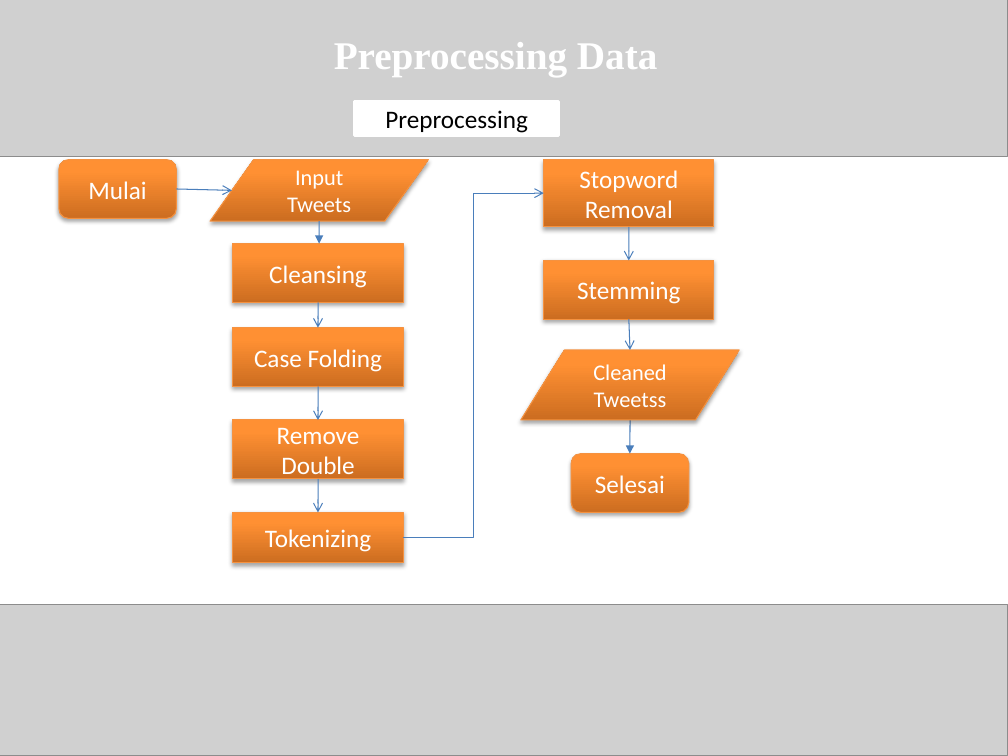
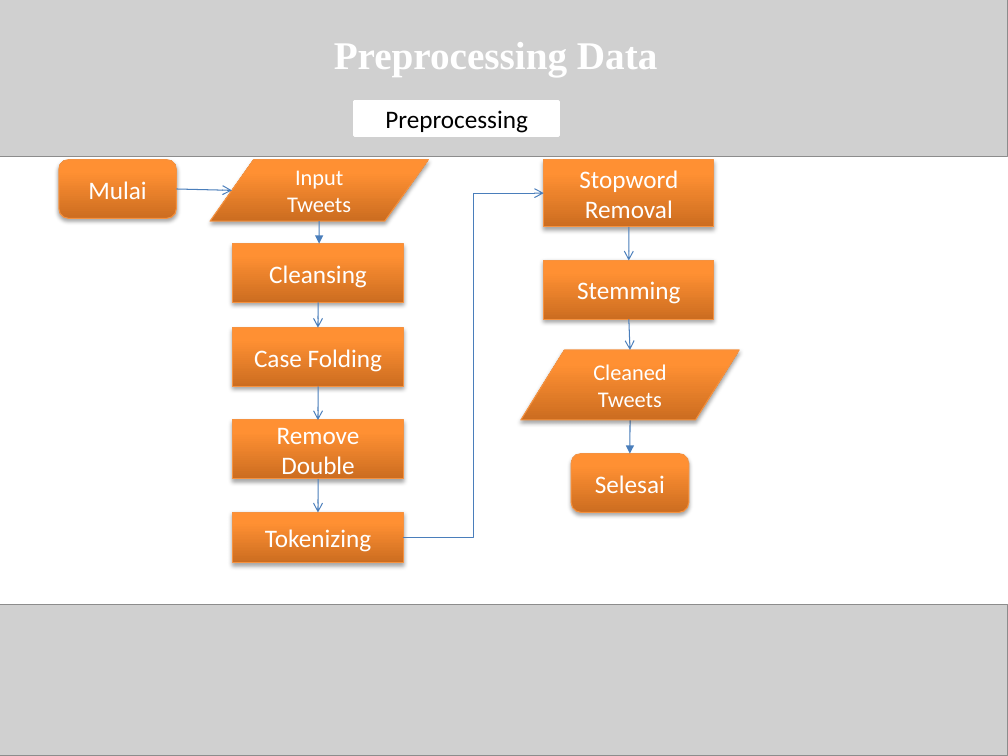
Before and after one commit to mzbudi/skripsi_roni, a slide deck: slide 8 of Sidang-Skripsi.pptx (slide 7 before the commit). Drawn at 1008x756 pixels with LibreOffice and Linux fonts; fonts in the diff are those of the drawing; grey boxes stand for pictures. Boxes give left, top, right and bottom in pixels: in the first picture for what was removed or moved away, otherwise in the second. Text is boxed around its words. In the diff, an @@ line names an element or a change of style, - is before the commit and + after.

```diff
--- a/Sidang-Skripsi.pptx
+++ b/Sidang-Skripsi.pptx
@@ text in flow chart input output at (593, 364, 666, 407): text changed @@
-Cleaned Tweetss
+Cleaned Tweets
```
Also in this commit, not shown: 5 other slides changed, 1 slide added, 24 other files.
